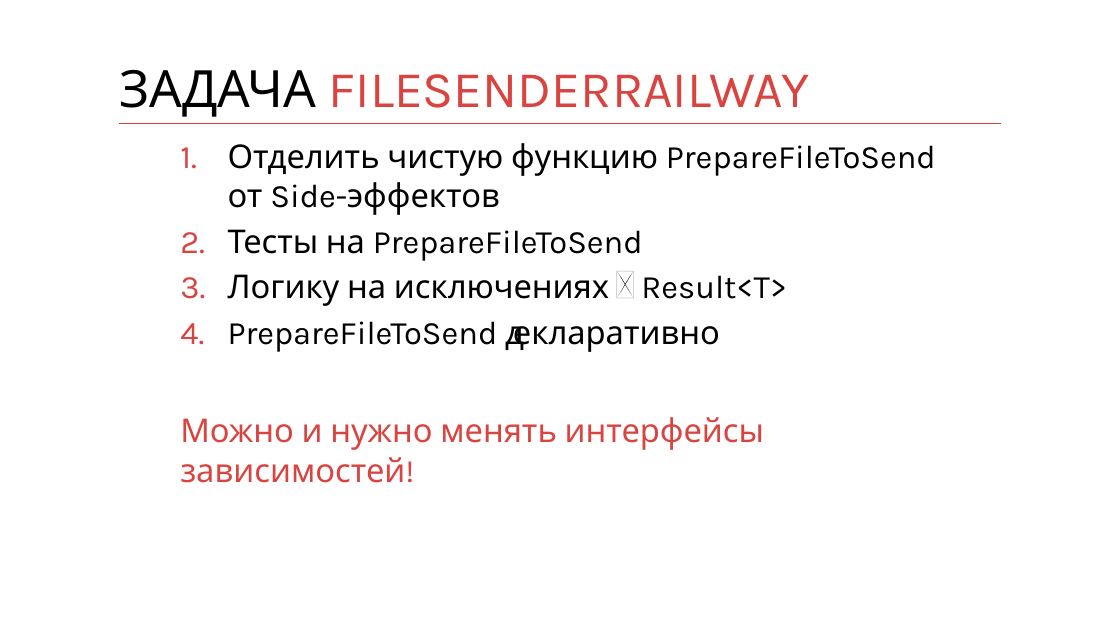
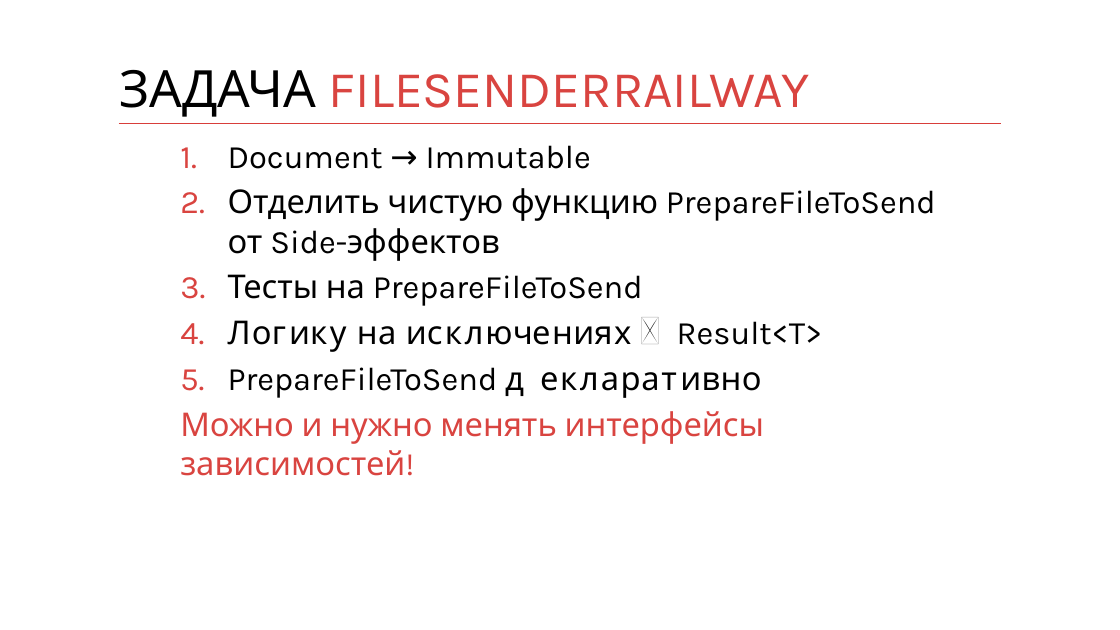
Before and after one commit to kontur-courses/fp, a slide deck: slide 36 of fp3.pptx. Drawn at 1120x630 pixels with LibreOffice and Linux fonts; fonts in the diff are those of the drawing. Boxes give left, top, right and bottom in pixels: in the first picture for what was removed or moved away, otherwise in the second. Text is boxed around its words. In the diff, an @@ line names an element or a change of style, - is before the commit and + after.

```diff
--- a/fp3.pptx
+++ b/fp3.pptx
@@ text at (x1=228, y1=145, x2=591, y2=169): paragraph added @@
+1. Document → Immutable
```
Also in this commit, not shown: 10 other slides changed.
